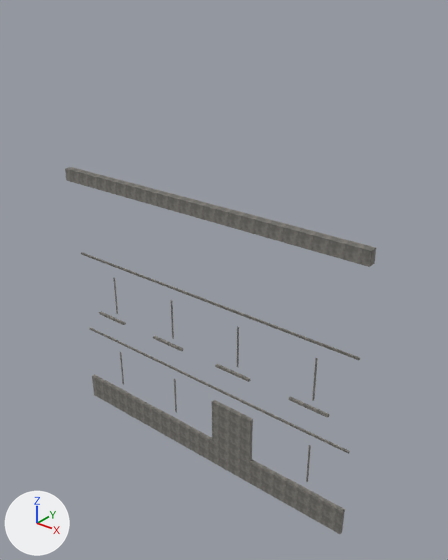
Two versions of the OBJ model resources/blender/zombie_street/Street_BlockL2_Trim.obj, one commit apart.
The view is the same before and after, from a 50 mm camera at (11.46, -13.05, 14.81) aimed at (0.65, 0.45, 6.44). Arrows for +X, +Y and +Z are at lower left; the lights stay in place. The first picture is the older version. Where no turn or scale is listed for an object, it has been applied to the vertices.

The older version as bpy lines, for what is in view:
```python
me_street_blockl2_trim = bpy.data.meshes.new('Street_BlockL2_Trim')
me_street_blockl2_trim.from_pydata(...)  # 152 vertices, 228 faces; spans x -5.7..5.7, y -0.26..0.23, z -0.46..9.0
me_street_blockl2_trim.materials.append(mat_trimstone)  # picture img_trimstone_png
ob_street_blockl2_trim = bpy.data.objects.new('Street_BlockL2_Trim', me_street_blockl2_trim)
ob_street_blockl2_trim.location = (0.0, 0.0, 0.0)
```
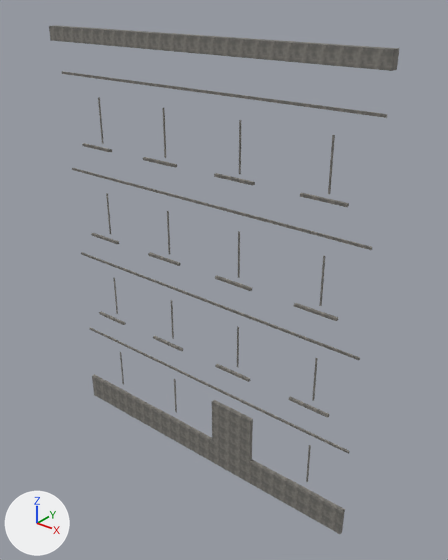
Boxes (x1, y1, x2, y2) around the edits, measured in the pictures (448 x 560 px; the box of a moved part takes in the faces that stretch with it):
'Street_BlockL2_Trim', reshaped (12% wider, 39% taller)
    before: (65, 167, 376, 534)
    after: (49, 25, 399, 534)
part 1 of me_street_blockl2_trim, moved or reshaped
    before: (65, 167, 376, 267)
    after: (49, 25, 399, 71)
part 2 of me_street_blockl2_trim, added
    after: (72, 168, 372, 250)
part 3 of me_street_blockl2_trim, added
    after: (62, 71, 387, 118)
part 4 of me_street_blockl2_trim, added
    after: (91, 233, 119, 245)
part 5 of me_street_blockl2_trim, added
    after: (82, 143, 112, 152)
part 6 of me_street_blockl2_trim, added
    after: (106, 193, 111, 234)
part 7 of me_street_blockl2_trim, added
    after: (98, 97, 104, 144)
part 8 of me_street_blockl2_trim, added
    after: (148, 252, 181, 266)
part 9 of me_street_blockl2_trim, added
    after: (143, 157, 177, 167)
part 10 of me_street_blockl2_trim, added
    after: (167, 211, 170, 254)
part 11 of me_street_blockl2_trim, added
    after: (162, 108, 166, 158)
part 12 of me_street_blockl2_trim, added
    after: (215, 275, 252, 291)
part 13 of me_street_blockl2_trim, added
    after: (214, 173, 255, 186)
part 14 of me_street_blockl2_trim, added
    after: (238, 231, 240, 278)
part 15 of me_street_blockl2_trim, added
    after: (239, 120, 241, 174)
part 16 of me_street_blockl2_trim, added
    after: (294, 303, 338, 321)
part 17 of me_street_blockl2_trim, added
    after: (300, 193, 349, 207)
part 18 of me_street_blockl2_trim, added
    after: (319, 256, 325, 306)
part 19 of me_street_blockl2_trim, added
    after: (328, 135, 335, 194)

What changed in the scene script:
```text
Change me_street_blockl2_trim:
    used by ob_street_blockl2_trim; location = (0.0, 0.0, 0.0)
    remove me_street_blockl2_trim.from_pydata(...)  # 152 vertices, 228 faces; spans x -5.7..5.7, y -0.26..0.23, z -0.46..9.0
    add me_street_blockl2_trim.from_pydata(...)  # 296 vertices, 444 faces; spans x -5.7..5.7, y -0.26..0.23, z -0.46..13.5
    me_street_blockl2_trim part 1: the loose piece of 8 vertices spanning x -5.7..5.7, y -0.26..0.0, z 8.58..9.0 is moved by (0.0, 0.0, 4.5)
    me_street_blockl2_trim part 2: a new loose piece, a box spanning x -5.6..5.6, y -0.049..0.0, z 8.92..8.99, in mat_trimstone (picture img_trimstone_png)
    me_street_blockl2_trim part 3: a new loose piece, a box spanning x -5.6..5.6, y -0.049..0.0, z 12.07..12.14, in mat_trimstone (picture img_trimstone_png)
    me_street_blockl2_trim part 4: a new loose piece, a box spanning x -4.865..-3.535, y -0.09..0.0, z 6.71..6.79, in mat_trimstone (picture img_trimstone_png)
    me_street_blockl2_trim part 5: a new loose piece, a box spanning x -4.865..-3.535, y -0.09..0.0, z 9.86..9.94, in mat_trimstone (picture img_trimstone_png)
    me_street_blockl2_trim part 6: a new loose piece, a box spanning x -4.225..-4.175, y 0.195..0.225, z 6.83..8.3, in mat_trimstone (picture img_trimstone_png)
    me_street_blockl2_trim part 7: a new loose piece, a box spanning x -4.225..-4.175, y 0.195..0.225, z 9.98..11.45, in mat_trimstone (picture img_trimstone_png)
    me_street_blockl2_trim part 8: a new loose piece, a box spanning x -2.065..-0.735, y -0.09..0.0, z 6.71..6.79, in mat_trimstone (picture img_trimstone_png)
    me_street_blockl2_trim part 9: a new loose piece, a box spanning x -2.065..-0.735, y -0.09..0.0, z 9.86..9.94, in mat_trimstone (picture img_trimstone_png)
    me_street_blockl2_trim part 10: a new loose piece, a box spanning x -1.425..-1.375, y 0.195..0.225, z 6.83..8.3, in mat_trimstone (picture img_trimstone_png)
    me_street_blockl2_trim part 11: a new loose piece, a box spanning x -1.425..-1.375, y 0.195..0.225, z 9.98..11.45, in mat_trimstone (picture img_trimstone_png)
    me_street_blockl2_trim part 12: a new loose piece, a box spanning x 0.735..2.065, y -0.09..0.0, z 6.71..6.79, in mat_trimstone (picture img_trimstone_png)
    me_street_blockl2_trim part 13: a new loose piece, a box spanning x 0.735..2.065, y -0.09..0.0, z 9.86..9.94, in mat_trimstone (picture img_trimstone_png)
    me_street_blockl2_trim part 14: a new loose piece, a box spanning x 1.375..1.425, y 0.195..0.225, z 6.83..8.3, in mat_trimstone (picture img_trimstone_png)
    me_street_blockl2_trim part 15: a new loose piece, a box spanning x 1.375..1.425, y 0.195..0.225, z 9.98..11.45, in mat_trimstone (picture img_trimstone_png)
    me_street_blockl2_trim part 16: a new loose piece, a box spanning x 3.535..4.865, y -0.09..0.0, z 6.71..6.79, in mat_trimstone (picture img_trimstone_png)
    me_street_blockl2_trim part 17: a new loose piece, a box spanning x 3.535..4.865, y -0.09..0.0, z 9.86..9.94, in mat_trimstone (picture img_trimstone_png)
    me_street_blockl2_trim part 18: a new loose piece, a box spanning x 4.175..4.225, y 0.195..0.225, z 6.83..8.3, in mat_trimstone (picture img_trimstone_png)
    me_street_blockl2_trim part 19: a new loose piece, a box spanning x 4.175..4.225, y 0.195..0.225, z 9.98..11.45, in mat_trimstone (picture img_trimstone_png)
```
